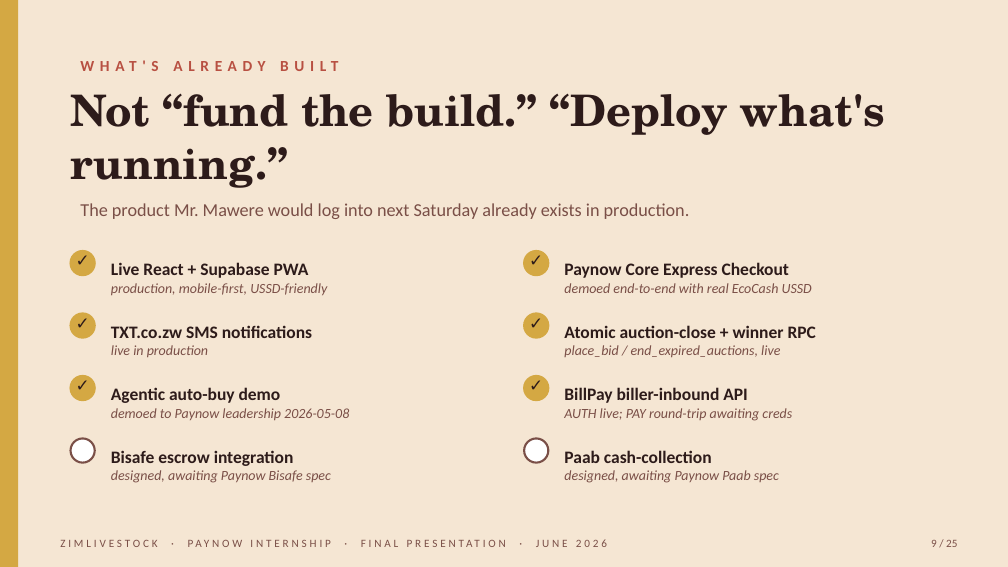
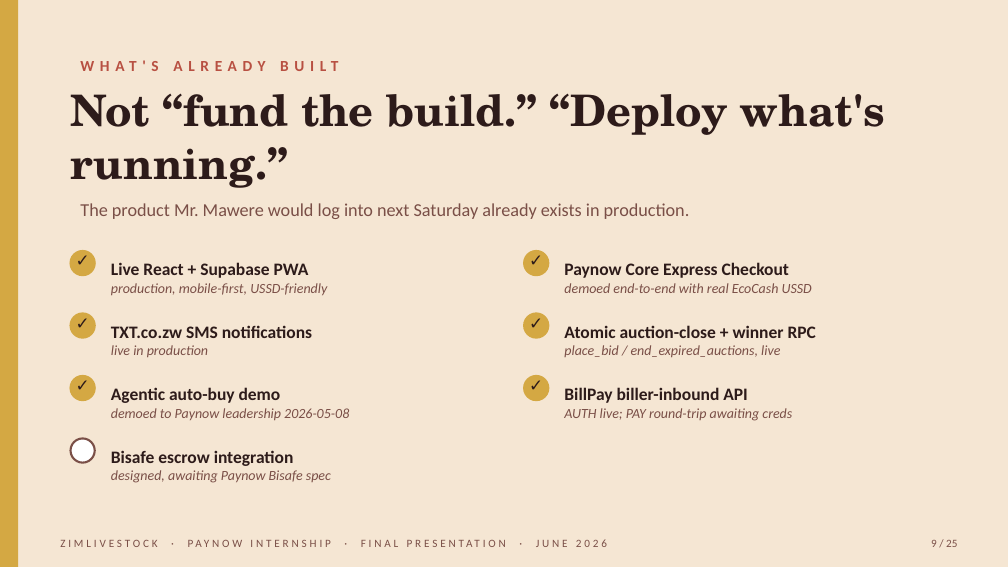
Before and after one commit to muudzo/livestockl, a slide deck: slide 9 of deliverables/internship-return/zimlivestock-final-presentation.pptx. Drawn at 1008x567 pixels with LibreOffice and Linux fonts; fonts in the diff are those of the drawing. Boxes give left, top, right and bottom in pixels: in the first picture for what was removed or moved away, otherwise in the second. Text is boxed around its words. In the diff, an @@ line names an element or a change of style, - is before the commit and + after.

```diff
--- a/deliverables/internship-return/zimlivestock-final-presentation.pptx
+++ b/deliverables/internship-return/zimlivestock-final-presentation.pptx
@@ ellipse removed at <box>524,438,548,463</box> @@
@@ text removed at <box>564,450,779,483</box> @@
-Paab cash-collection
-designed, awaiting Paynow Paab spec
```
Also in this commit, not shown: 2 other slides changed, 1 slide added, 1 slide removed, 1 other file.
